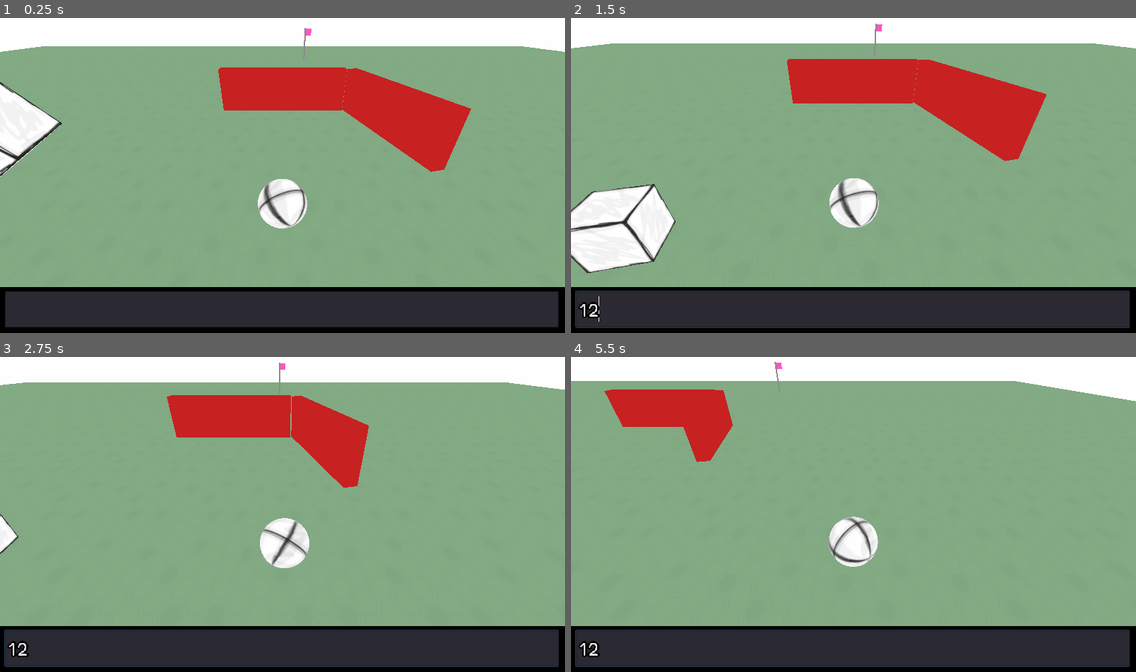
Above: before the commit, frames 1-4 (two rows, left to right).
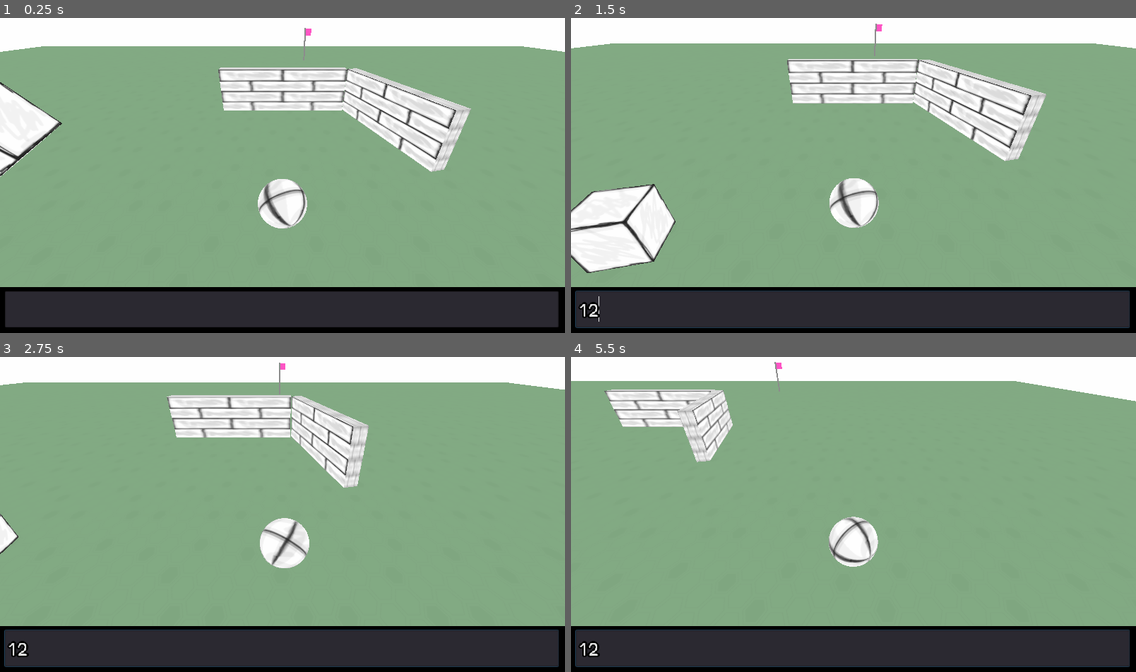
Above: after the commit, the same moments.

Repository: toimisto/rollballgenesis
Game: Godot game, scene res://scenes/Main.tscn
The game is run twice, just before and just after one commit, with the same random seed, the same clock (stepped at 60 frames per second) and the same inputs.
Inputs (mouse positions are in pixels of both pictures, inside the frame that each line leads up to):
- Up to frame 1 (0.25 s): no input
- Up to frame 2 (1.5 s): click (853, 307) at 0.52 s; type "12" at 0.6 s; hold Right (ui_right) from 1.28 s (still down)
- Up to frame 3 (2.75 s): release Right (ui_right) at 2.03 s; hold Down (ui_down) from 2.03 s (still down)
- Up to frame 4 (5.5 s): release Down (ui_down) at 2.78 s; hold Right (ui_right) 2.78-3.53 s; hold Up (ui_up) 3.53-4.28 s; hold Left (ui_left) from 4.28 s (still down)

The runs differ from the first frame. In frame 1, 7.1% of the frame differs, in the area x 38-84%, y 15-49%; in frame 2, 7.5%, in the area x 38-85%, y 13-46%; in frame 3, 5.3%; in frame 4, 3.0%.

Commit message:
remembering to save

Diff:
--- a/scenes/Level.tscn
+++ b/scenes/Level.tscn
@@ -7,6 +7,7 @@
 [ext_resource path="res://scripts/Shinji.gd" type="Script" id=5]
 [ext_resource path="res://scripts/Camera.gd" type="Script" id=6]
 [ext_resource path="res://scenes/Goal.tscn" type="PackedScene" id=7]
+[ext_resource path="res://assets/textures/wall.png" type="Texture" id=8]
 
 [sub_resource type="Environment" id=10]
 background_mode = 1
@@ -38,7 +39,8 @@
 subdivide_height = 10
 
 [sub_resource type="SpatialMaterial" id=7]
-albedo_color = Color( 0.772549, 0, 0, 1 )
+albedo_texture = ExtResource( 8 )
+uv1_triplanar = true
 
 [sub_resource type="CubeMesh" id=8]
 material = SubResource( 7 )
@@ -94,7 +96,6 @@
 transform = Transform( 1.4507, 0, 0.381402, 0, 1.5, 0, -0.381402, 0, 1.4507, 4.62512, 0.0164497, -48.2431 )
 
 [node name="Walls" type="Node" parent="."]
-editor/display_folded = true
 
 [node name="wall" type="StaticBody" parent="Walls"]
 transform = Transform( -2.18557e-08, 0, 6, 0, 2, 0, -0.5, 0, -2.62268e-07, 0, 2, -16.567 )
Not shown: 1 places in scenes/Level.tscn that only renumber resources
